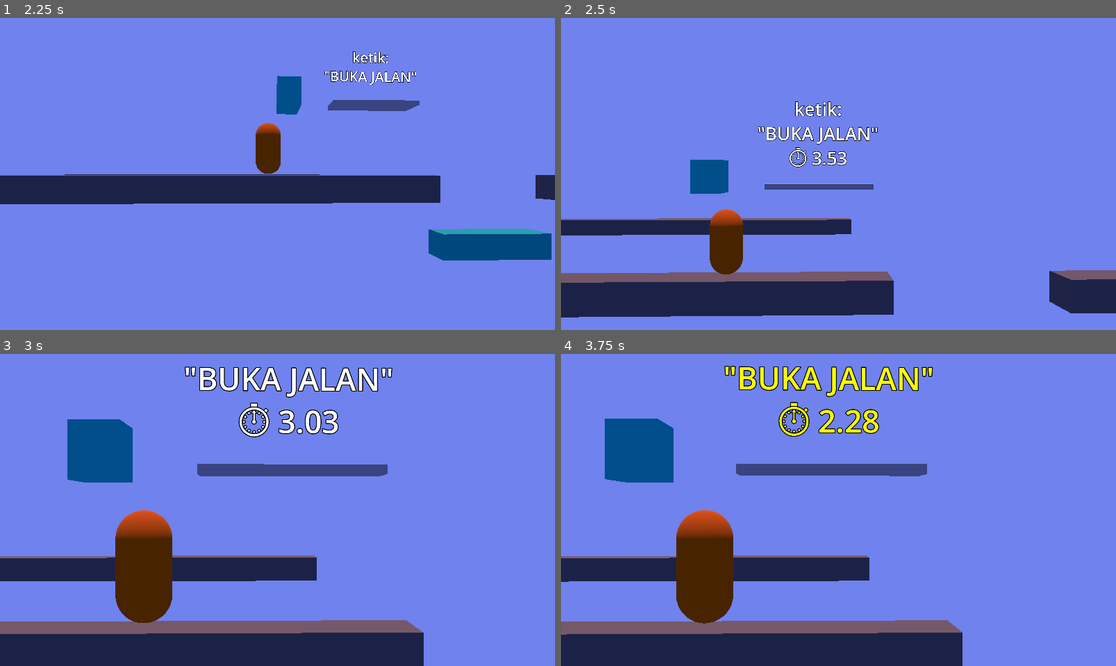
Above: before the commit, frames 1-4 (two rows, left to right).
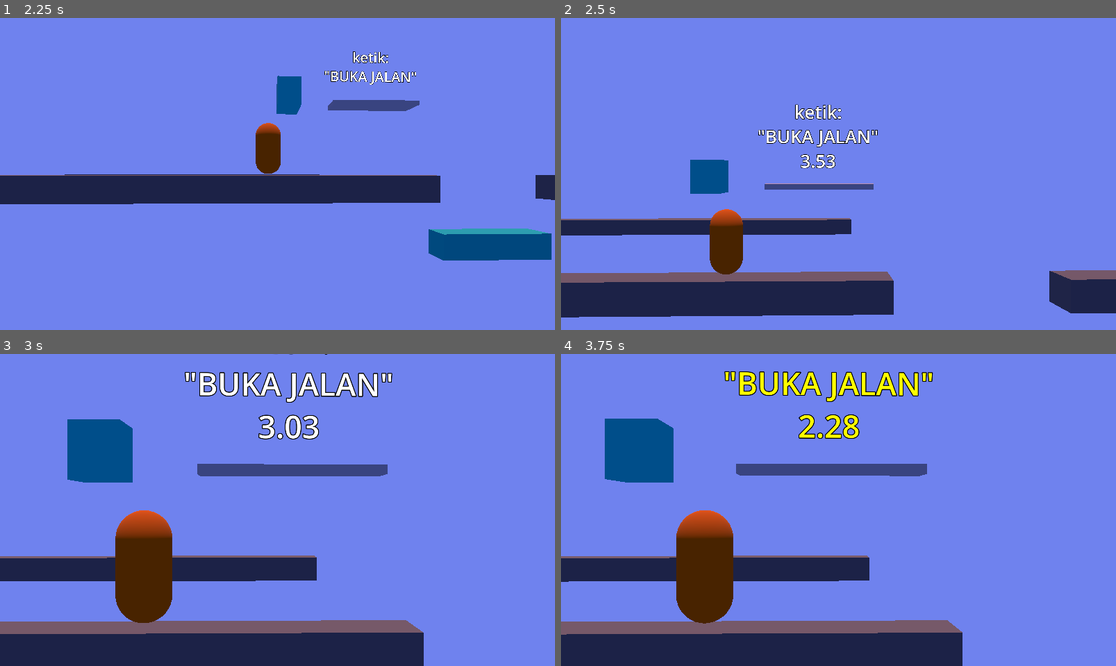
Above: after the commit, the same moments.

Repository: ILOLB4suyo/VRECTOR
Game: Godot game, scene res://main.tscn
Same seed, same stepped clock (60 frames per second), same inputs: the game is played once before the commit and once after it. Sound files missing from this copy of the repository are replaced by a short silence.
Inputs (mouse positions are in pixels of both pictures, inside the frame that each line leads up to):
- Up to frame 1 (2.25 s): tap Enter at 0.5 s; move the mouse to (399, 158) at 0.52 s; tap Space (jump) at 0.6, 0.77, 1.07, 1.52, 1.55, 1.82, 2.1 s; click (399, 158) at 0.67 s; move the mouse to (166, 189) at 1.27 s; tap Backspace at 1.35 s; click (166, 189) at 1.42 s; move the mouse to (333, 105) at 2.02 s; click (333, 105) at 2.17 s
- Up to frame 2 (2.5 s): no input
- Up to frame 3 (3 s): move the mouse to (249, 572) at 2.77 s; tap Backspace at 2.85 s; click (249, 572) at 2.92 s
- Up to frame 4 (3.75 s): tap Space (jump) at 3.02, 3.05, 3.32, 3.6 s; move the mouse to (1005, 556) at 3.52 s; click (1005, 556) at 3.67 s

Frame 1 is identical in both runs. In frame 2, 1.1% of the frame differs, in the area x 35-58%, y 26-49%; in frame 3, 2.7%; in frame 4, 2.8%, in the area x 29-68%, y 3-28%.

Commit message:
Update emmit_signal in typing prompt and play sfx achieve

Diff:
--- a/main.tscn
+++ b/main.tscn
@@ -109,6 +109,9 @@
 [node name="Obstacle_Base" parent="." unique_id=1114171317 instance=ExtResource("6_7mycd")]
 transform = Transform3D(1, 0, 0, 0, 1, 0, 0, 0, 1, 26.330399, 0.42332983, 0)
 
+[node name="AchieveSFX" type="AudioStreamPlayer" parent="Obstacle_Base/TypingPrompt" parent_id_path=PackedInt32Array(1114171317, 94770377) index="3" unique_id=1773407671]
+stream = ExtResource("5_kek77")
+
 [node name="Obstacle_Base2" parent="." unique_id=2114639041 instance=ExtResource("6_7mycd")]
 transform = Transform3D(1, 0, 0, 0, 1, 0, 0, 0, 1, 46.95827, 0.42921162, 0.26689363)
 
--- a/project.godot
+++ b/project.godot
@@ -14,6 +14,10 @@
 run/main_scene="uid://dyrlduw63opra"
 config/features=PackedStringArray("4.6", "Forward Plus")
 config/icon="res://icon.svg"
+
+[autoload]
+
+GlobalSFX="*uid://ctvny5pobtk33"
 
 [filesystem]
 
--- a/scripts/Obstacle_Base.gd
+++ b/scripts/Obstacle_Base.gd
@@ -1,56 +1,3 @@
-#extends Node3D
-#
-#@onready var obstacle_body := $StaticBody3D
-#@onready var obstacle_hitbox := $ObstacleHitbox
-#@onready var slowmo_area := $SlowmoArea
-#@onready var typing_prompt := $TypingPrompt
-#@onready var fail_sfx: AudioStreamPlayer = $FailSFX
-#
-#var cleared := false
-#var game_over_triggered := false
-#
-#func _ready():
-	#obstacle_hitbox.body_entered.connect(_on_player_hit)
-	#typing_prompt.typing_finished.connect(_on_typing_finished)
-#
-#func _on_typing_finished(success: bool):
-	#if success:
-		#clear_obstacle()
-#
-#func clear_obstacle():
-	#cleared = true
-	#obstacle_body.queue_free()
-	#obstacle_hitbox.queue_free()
-	#slowmo_area.queue_free()
-	#typing_prompt.queue_free()
-#
-#func _on_player_hit(body):
-	#if cleared or game_over_triggered:
-		#return
-#
-	#if body.is_in_group("player"):
-		#game_over_triggered = true
-		#handle_game_over(body)
-#
-#func handle_game_over(player):
-	#print("FAIL → player mati")
-#
-	#Engine.time_scale = 1.0
-#
-	## matikan kontrol player
-	#player.can_move = false
-#
-	## play sfx fail
-	#if fail_sfx:
-		#fail_sfx.play()
-		#await fail_sfx.finished
-#
-	#get_tree().reload_current_scene()
-	#
-	#
-	#
-
-
 extends Node3D
 
 @onready var obstacle_body := $StaticBody3D
@@ -73,26 +20,36 @@
 		on_fail()
 
 func on_success():
+	print("✓ Typing berhasil → Obstacle akan dihapus")
+	# HANYA clear obstacle (TIDAK ada jump/action apapun)
 	clear_obstacle()
 
 func on_fail():
-	pass # default: nabrak = mati
+	print("✗ Typing gagal → Obstacle tetap ada")
+	# Obstacle tetap ada, player akan mati kalau nabrak
 
 func clear_obstacle():
 	cleared = true
+
+	# Hapus semua komponen obstacle
 	obstacle_body.queue_free()
 	obstacle_hitbox.queue_free()
 	slowmo_area.queue_free()
 	typing_prompt.queue_free()
 
+	print("→ Obstacle sudah dihapus")
+
 func _on_player_hit(body):
 	if cleared or game_over_triggered:
 		return
+
 	if body.is_in_group("player"):
 		game_over_triggered = true
 		handle_game_over(body)
 
 func handle_game_over(player):
+	print("💀 GAME OVER - Player kena obstacle")
+
 	Engine.time_scale = 1.0
 	player.can_move = false
 
--- a/scripts/SlowmoArea.gd
+++ b/scripts/SlowmoArea.gd
@@ -1,7 +1,7 @@
 extends Area3D
 
 @export var slowmo_scale := 0.05
-@export var typing_prompt: Label3D #TypingPrompt
+@export var typing_prompt: Label3D
 
 var slowmo_active := false
 
@@ -11,21 +11,22 @@
 func _on_body_entered(body):
 	if not body.is_in_group("player"):
 		return
+
 	if slowmo_active:
 		return
 
 	slowmo_active = true
 	Engine.time_scale = slowmo_scale
 
-	var camera_rig = body.get_node("CameraRig")
+	# Aktifkan efek kamera slowmo (kalau ada)
+	var camera_rig = body.get_node_or_null("CameraRig")
 	if camera_rig:
 		camera_rig.slowmo_active = true
 
+	# Mulai typing
 	if typing_prompt:
 		typing_prompt.start_typing()
 		typing_prompt.typing_finished.connect(_on_typing_finished)
-
-
 
 func _on_typing_finished(success: bool):
 	# Kembalikan waktu ke normal
@@ -39,14 +40,9 @@
 		if camera_rig:
 			camera_rig.slowmo_active = false
 
-	if success:
-		print("SUCCESS → obstacle clear")
-		player.do_jump()
-		#get_parent().queue_free() # obstacle hilang
-	else:
-		print("FAIL → kena obstacle")
-		# obstacle tetap ada → player akan mati kena hitbox
+	# CABUT SEMUA KODE JUMP!
+	# Sekarang HANYA handle slowmo, obstacle yang handle success/fail
 
-	# Putuskan signal supaya tidak double trigger
-	if typing_prompt.typing_finished.is_connected(_on_typing_finished):
+	# Putuskan signal
+	if typing_prompt and typing_prompt.typing_finished.is_connected(_on_typing_finished):
 		typing_prompt.typing_finished.disconnect(_on_typing_finished)
--- /dev/null
+++ b/scripts/global_sfx.gd
@@ -0,0 +1,15 @@
+extends Node
+
+var achieve_player: AudioStreamPlayer
+
+func _ready():
+	# Buat AudioStreamPlayer global
+	achieve_player = AudioStreamPlayer.new()
+	achieve_player.bus = "Master"
+	add_child(achieve_player)
+
+func play_achieve(stream: AudioStream):
+	if achieve_player and stream:
+		achieve_player.stream = stream
+		achieve_player.play()
+		print("Global SFX achieve dimainkan!")
--- a/scripts/obstacle_kasih_jalan.gd
+++ b/scripts/obstacle_kasih_jalan.gd
@@ -4,13 +4,10 @@
 @onready var obstacle_hitbox := $ObstacleHitbox
 @onready var slowmo_area := $SlowmoArea
 @onready var typing_prompt := $TypingPrompt
-@onready var platform := $Platform
-@onready var platform_target := $PlatformTarget
+@onready var platform := $Platform1
+@onready var platform_target := $PlatformTarget13
 
 @export var platform_speed := 13.0
-
-
-
 
 var cleared := false
 var platform_moving := false
@@ -19,14 +16,12 @@
 	obstacle_hitbox.body_entered.connect(_on_player_hit)
 	typing_prompt.typing_finished.connect(_on_typing_finished)
 
-
 func _on_typing_finished(success: bool):
 	if success:
-		print("SUCCESS → platform naik")
+		print("✓ Typing berhasil → Platform akan muncul")
 		start_platform()
 	else:
-		print("FAIL → tidak ada platform")
-
+		print("✗ Typing gagal → Tidak ada platform")
 
 func start_platform():
 	if platform_moving:
@@ -35,11 +30,11 @@
 	platform_moving = true
 	cleared = true
 
-	# rintangan utama hilang (opsional)
+	# Rintangan utama hilang
 	obstacle_body.queue_free()
 	obstacle_hitbox.queue_free()
 	slowmo_area.queue_free()
-
+	# typing_prompt dibiarkan biar player tau sudah berhasil
 
 func _physics_process(delta):
 	if not platform_moving:
@@ -52,13 +47,9 @@
 
 	if platform.global_position.distance_to(platform_target.global_position) < 0.05:
 		platform_moving = false
-
+		print("→ Platform sudah sampai posisi")
 
 func _on_player_hit(body):
 	if cleared:
 		return
-
-	#if body.is_in_group("player"):
-		#print("FAIL → player mati")
-		#get_tree().reload_current_scene()
-		#
+	# Kalau mau tambah game over bisa di sini
--- a/scripts/typing_prompt.gd
+++ b/scripts/typing_prompt.gd
@@ -4,46 +4,28 @@
 @export var time_limit := 4.0
 
 @onready var music: AudioStreamPlayer = $AudioStreamPlayer
+@onready var achieve_sfx: AudioStreamPlayer = $AchieveSFX
 
 var already_finished := false
-
 var typed_text := ""
 var is_typing := false
 var prompt_text := ""
-
-
-
-
-
 var timeout_timer: Timer
-
 var time_left := 0.0
 
-
-
 signal typing_finished(success: bool)
-signal typing_failed
 
 func _ready():
 	prompt_text = 'ketik:\n"' + target_phrase + '"\n'
 	text = prompt_text
 
-	#timer
+	# Setup timer
 	timeout_timer = Timer.new()
 	timeout_timer.one_shot = true
 	timeout_timer.wait_time = time_limit
 	timeout_timer.ignore_time_scale = true
 	timeout_timer.timeout.connect(_on_timeout)
 	add_child(timeout_timer)
-
-
-
-func _on_area_3d_input_event(camera, event, position, normal, shape_idx):
-	if event is InputEventMouseButton \
-	and event.pressed \
-	and event.button_index == MOUSE_BUTTON_LEFT:
-		enter_typing_mode()
-
 
 func start_typing():
 	enter_typing_mode()
@@ -52,8 +34,6 @@
 
 	if music and not music.playing:
 		music.play()
-
-
 
 func enter_typing_mode():
 	is_typing = true
@@ -75,19 +55,15 @@
 	if music and music.playing:
 		music.stop()
 
-
 	var player := get_tree().get_first_node_in_group("player")
 	if player:
 		player.can_move = true
-
-
 
 func _input(event):
 	if not is_typing or already_finished:
 		return
 
 	if event is InputEventKey and event.pressed and not event.echo:
-
 		if event.keycode == KEY_ESCAPE:
 			exit_typing_mode()
 			return
@@ -95,46 +71,47 @@
 		if event.keycode == KEY_BACKSPACE:
 			if typed_text.length() > 0:
 				typed_text = typed_text.substr(0, typed_text.length() - 1)
-
 		elif event.unicode > 0:
 			typed_text += char(event.unicode)
 
 		text = prompt_text + typed_text
 
-
+		# CEK: Apakah typing benar?
 		if typed_text == target_phrase:
 			already_finished = true
-			print("AUTO SUCCESS:", typed_text)
 
+			print("TYPING BENAR:", typed_text)
+
+			text = "BERHASIL!"
+			modulate = Color.GREEN
+
+			# PLAY SFX via Global (tidak terpengaruh slowmo atau node dihapus)
+			if achieve_sfx and achieve_sfx.stream:
+				GlobalSFX.play_achieve(achieve_sfx.stream)
+
+			# Emit signal + exit typing mode
 			typing_finished.emit(true)
-
-			var player := get_tree().get_first_node_in_group("player")
-			if player:
-				player.force_jump()
-
 			exit_typing_mode()
-
-
-
 func _on_timeout():
 	if not is_typing:
 		return
 
 	print("TIMEOUT!")
+	text = "WAKTU HABIS!"
+	modulate = Color.RED
+
 	typing_finished.emit(false)
 	exit_typing_mode()
-
 
 func _process(delta: float) -> void:
 	if not is_typing:
 		return
 
 	var real_delta: float = delta / float(Engine.time_scale)
-
 	time_left -= real_delta
 	time_left = max(time_left, 0.0)
 
-	text = prompt_text + typed_text + "\n⏱ " + "%.2f" % time_left
+	text = prompt_text + typed_text + "\n" + "%.2f" % time_left
 
 	var ratio: float = time_left / time_limit
 	if ratio < 0.3:
@@ -143,56 +120,3 @@
 		modulate = Color.YELLOW
 	else:
 		modulate = Color.WHITE
-
-
-
-
-
-func on_correct_phrase():
-	text = "✓ BERHASIL!"
-	modulate = Color.GREEN
-	print("BENAR:", typed_text)
-	#spawn_floor()
-
-	reset_prompt()
-
-
-func on_wrong_phrase():
-	text = "✗ SALAH!"
-	modulate = Color.RED
-	print("SALAH:", typed_text)
-
-	reset_prompt()
-
-
-
-
-func spawn_floor():
-	var floor := StaticBody3D.new()
-
-	var collision := CollisionShape3D.new()
-	var shape := BoxShape3D.new()
-	shape.size = Vector3(4, 0.5, 4)
-	collision.shape = shape
-	floor.add_child(collision)
-
-	var mesh := MeshInstance3D.new()
-	var box := BoxMesh.new()
-	box.size = shape.size
-	mesh.mesh = box
-	floor.add_child(mesh)
-
-	# spawn di depan player
-	var player := get_tree().get_first_node_in_group("player")
-	if player:
-		floor.global_position = player.global_position + Vector3(0, -1, -4)
-
-	get_tree().current_scene.add_child(floor)
-
-
-
-func reset_prompt():
-	await get_tree().create_timer(1.5).timeout
-	modulate = Color.WHITE
-	text = prompt_text
-	typed_text = ""
Not shown, added: scripts/global_sfx.gd.uid
